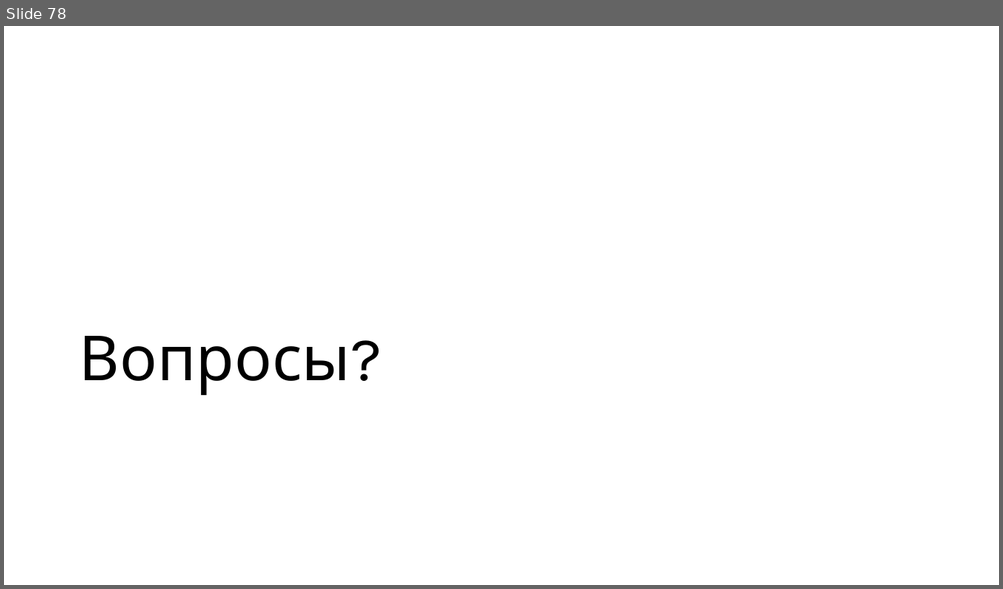
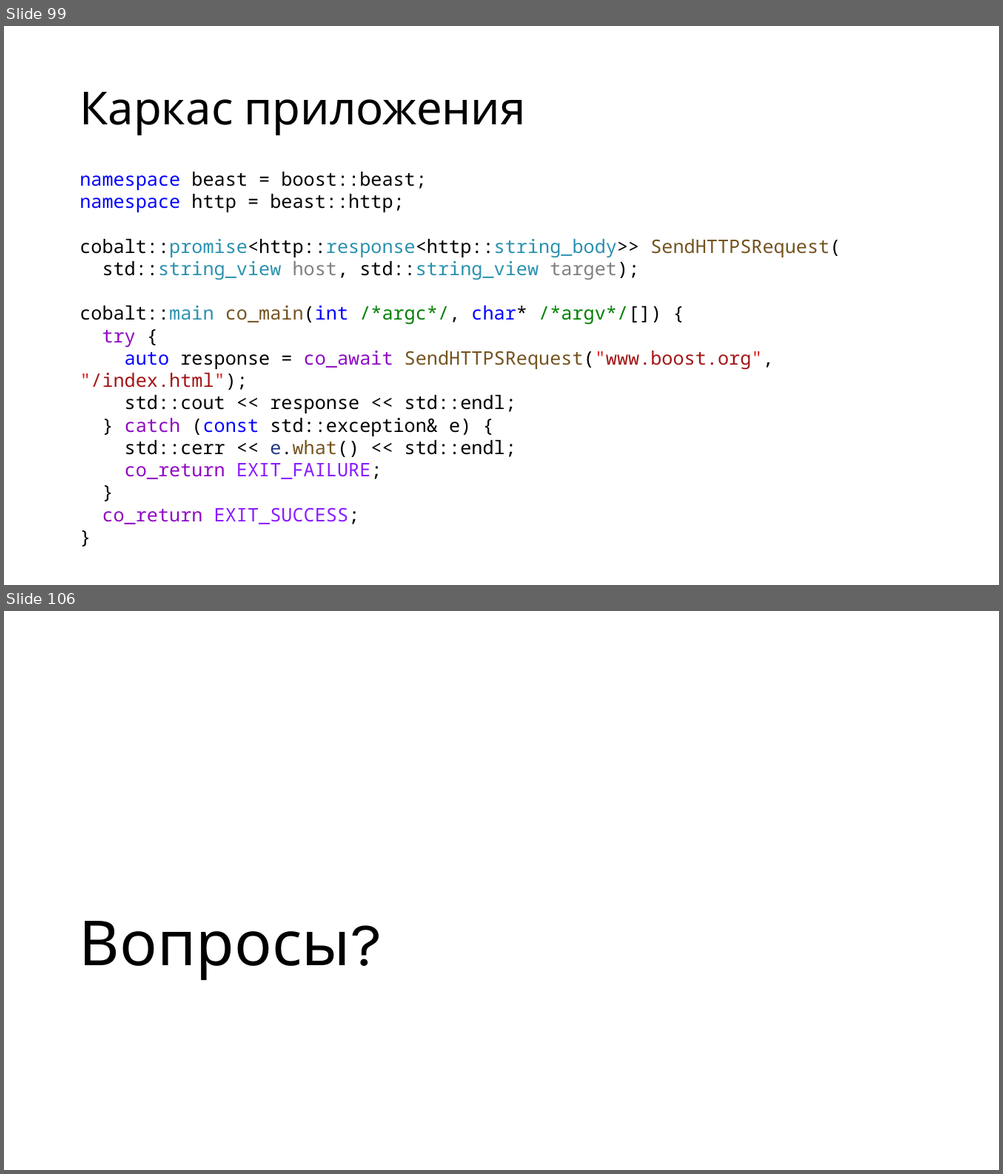
Before and after one commit to alexey-malov/pc, a slide deck: lectures/12/Coroutines.pptx. Shown one above the other, each under a label of ours: slide 78 before the commit, slides 99 and 106 after it; the slides between them are not shown. The pictures are 1003x589 and 1003x1174 pixels, drawn with LibreOffice and Linux fonts; fonts in the diff are those of the drawing. Boxes give left, top, right and bottom in pixels: in the first picture for what was removed or moved away, otherwise in the second. Text is boxed around its words. In the diff, an @@ line names an element or a change of style, - is before the commit and + after.

```diff
--- a/lectures/12/Coroutines.pptx
+++ b/lectures/12/Coroutines.pptx
@@ slide 99 added at box(4, 26, 999, 585), background #FFFFFF @@
@@ title added at box(79, 92, 526, 136), 44 pt, text #000000 @@
+Каркас приложения
@@ text added at box(79, 172, 840, 525), 18 pt, text #000000 @@
+namespace beast = boost::beast;
+namespace http = beast::http;
+cobalt::promise<http::response<http::string_body>> SendHTTPSRequest(
+std::string_view host, std::string_view target);
+cobalt::main co_main(int /*argc*/, char* /*argv*/[]) {
+try {
+auto response = co_await SendHTTPSRequest("www.boost.org", "/index.html");
+std::cout << response << std::endl;
+} catch (const std::exception& e) {
+std::cerr << e.what() << std::endl;
+co_return EXIT_FAILURE;
+}
+co_return EXIT_SUCCESS;
+}
@@ what was slide 78 is now slide 106 @@
```
Also in this commit, not shown: 1 slide changed, 27 other slides added, 18 other files.
